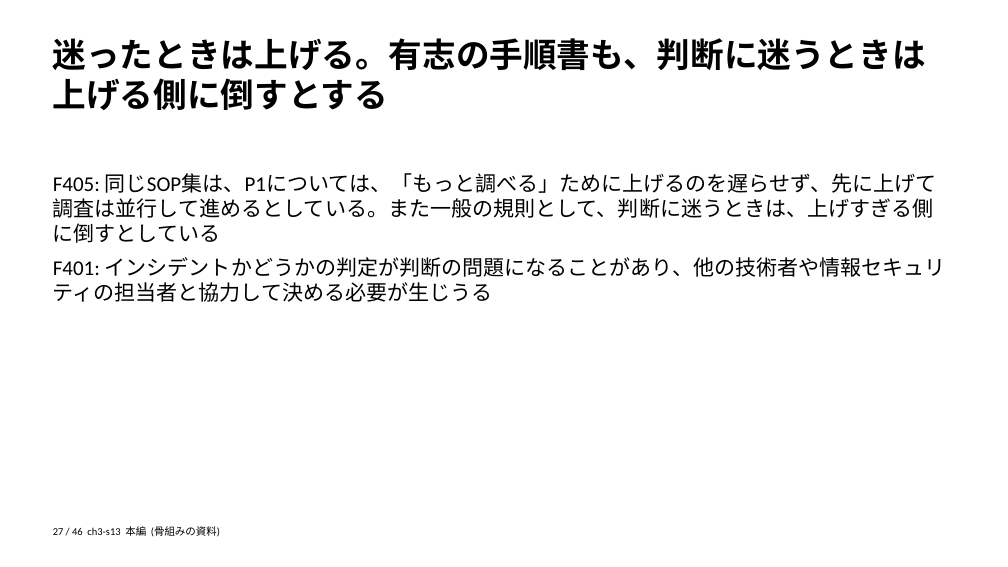
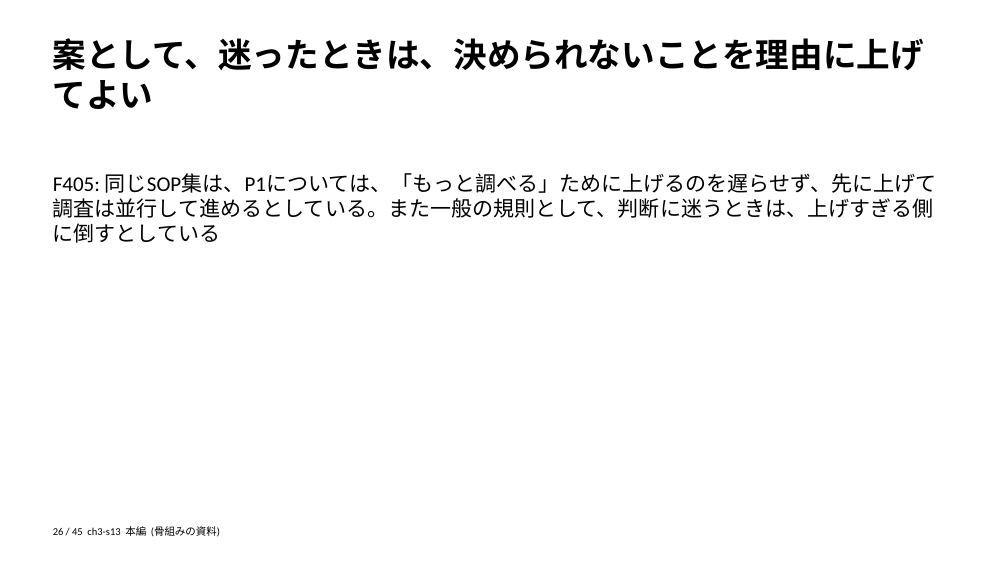
Before and after one commit to zyuuryuu/PPTX-Planner, a slide deck: slide 26 of trial/deck/preview/skeleton.pptx (slide 27 before the commit). Drawn at 1008x567 pixels with LibreOffice and Linux fonts; fonts in the diff are those of the drawing. Boxes give left, top, right and bottom in pixels: in the first picture for what was removed or moved away, otherwise in the second. Text is boxed around its words. In the diff, an @@ line names an element or a change of style, - is before the commit and + after.

```diff
--- a/trial/deck/preview/skeleton.pptx
+++ b/trial/deck/preview/skeleton.pptx
@@ text at [53,38,924,109]: text changed @@
-迷ったときは上げる。有志の手順書も、判断に迷うときは上げる側に倒すとする
+案として、迷ったときは、決められないことを理由に上げてよい
@@ text at [53,257,946,302]: paragraph removed @@
-F401: インシデントかどうかの判定が判断の問題になることがあり、他の技術者や情報セキュリティの担当者と協力して決める必要が生じうる
@@ text at [53,526,220,537]: text changed @@
-27 / 46 ch3-s13 本編 (骨組みの資料)
+26 / 45 ch3-s13 本編 (骨組みの資料)
```
Also in this commit, not shown: 44 other slides changed, 1 slide removed, 4 other files.
